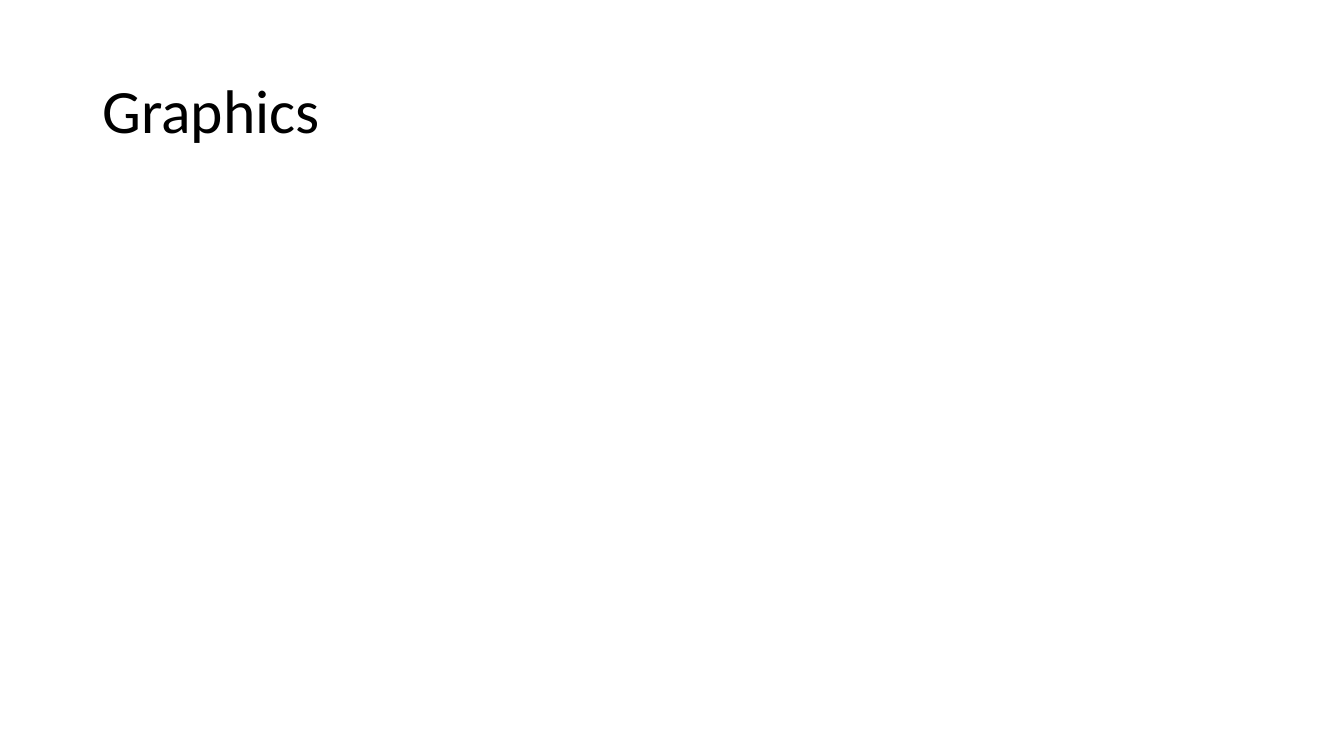
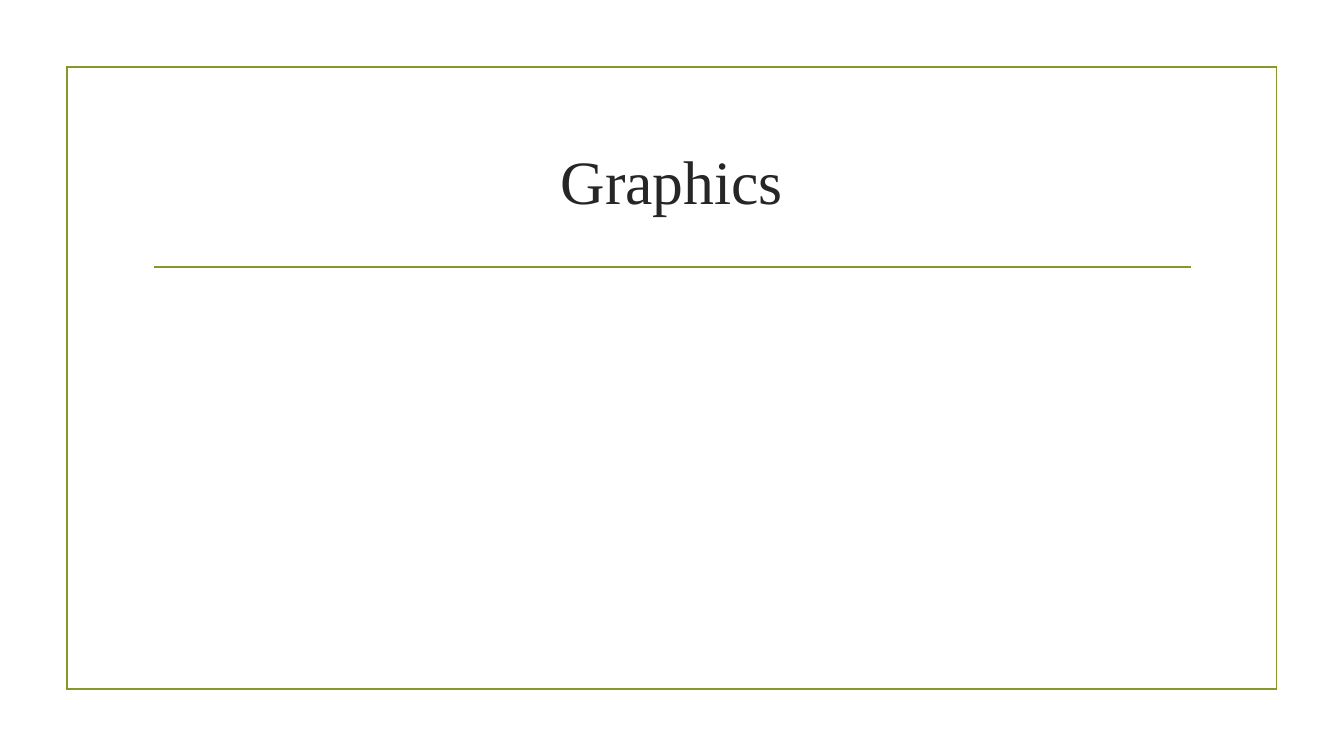
Before and after one commit to johnkmj/tufts_comp50_shared, a slide deck: slide 3 of HW1.pptx. Drawn at 1344x756 pixels with LibreOffice and Linux fonts; fonts in the diff are those of the drawing; background and template pictures are left out. Boxes give left, top, right and bottom in pixels: in the first picture for what was removed or moved away, otherwise in the second. Text is boxed around its words. In the diff, an @@ line names an element or a change of style, - is before the commit and + after.

```diff
--- a/HW1.pptx
+++ b/HW1.pptx
@@ rectangle added at (67, 68, 1276, 690), outline #83992A 1.25 pt @@
@@ title "Graphics": place and size @@
-title "Graphics" at (102, 90, 319, 143)
+title "Graphics" at (561, 161, 783, 216)
@@ title "Graphics" at (561, 161, 783, 216): font Calibri to Times New Roman, text colour #000000 to #262626; alignment left to centre; line spacing 0.9 to 1 @@
@@ line added from (154, 267) to (1191, 267), #83992A 1.25 pt @@
```
Also in this commit, not shown: 4 other slides changed, 2 slides added, 2 slides removed.
